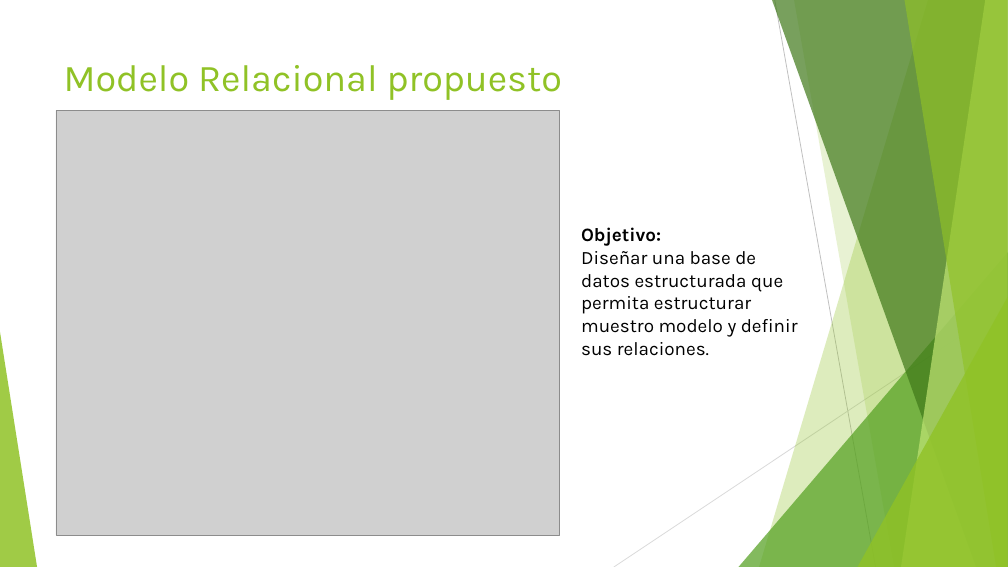
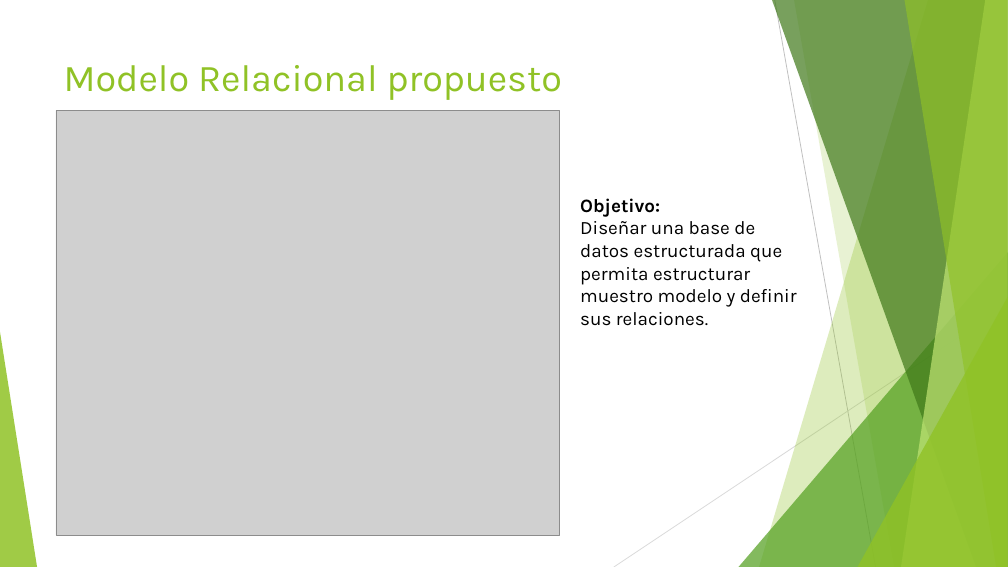
Before and after one commit to Storm-engine/Agendados2, a slide deck: slide 6 of presentacion/Agendados.pptx. Drawn at 1008x567 pixels with LibreOffice and Linux fonts; fonts in the diff are those of the drawing; grey boxes stand for pictures. Boxes give left, top, right and bottom in pixels: in the first picture for what was removed or moved away, otherwise in the second. Text is boxed around its words. In the diff, an @@ line names an element or a change of style, - is before the commit and + after.

```diff
--- a/presentacion/Agendados.pptx
+++ b/presentacion/Agendados.pptx
@@ text "Objetivo:": place and size @@
-text "Objetivo:" at [581,227,798,356]
+text "Objetivo:" at [580,198,797,326]
```
Also in this commit, not shown: 2 other slides changed, 1 other file.
